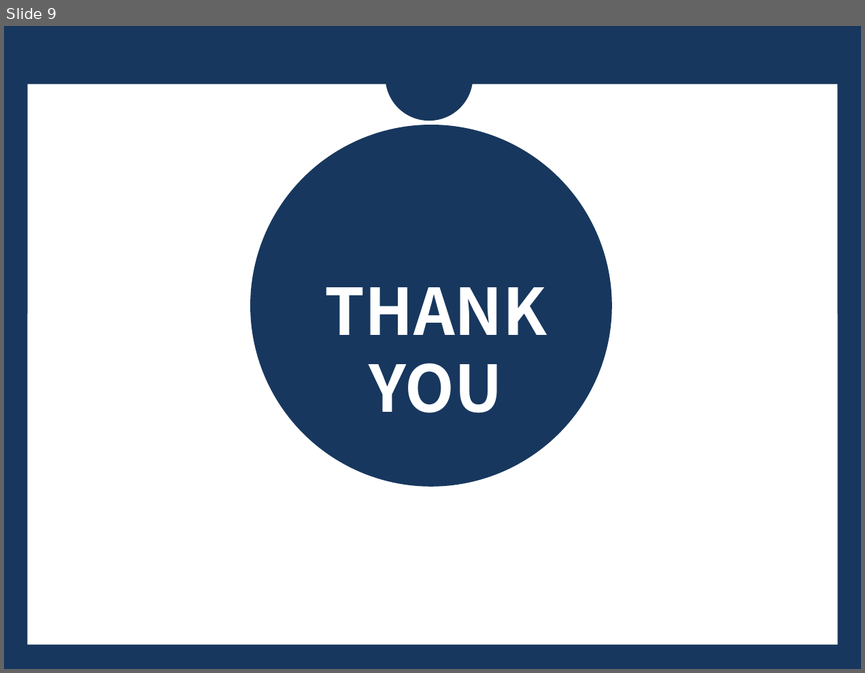
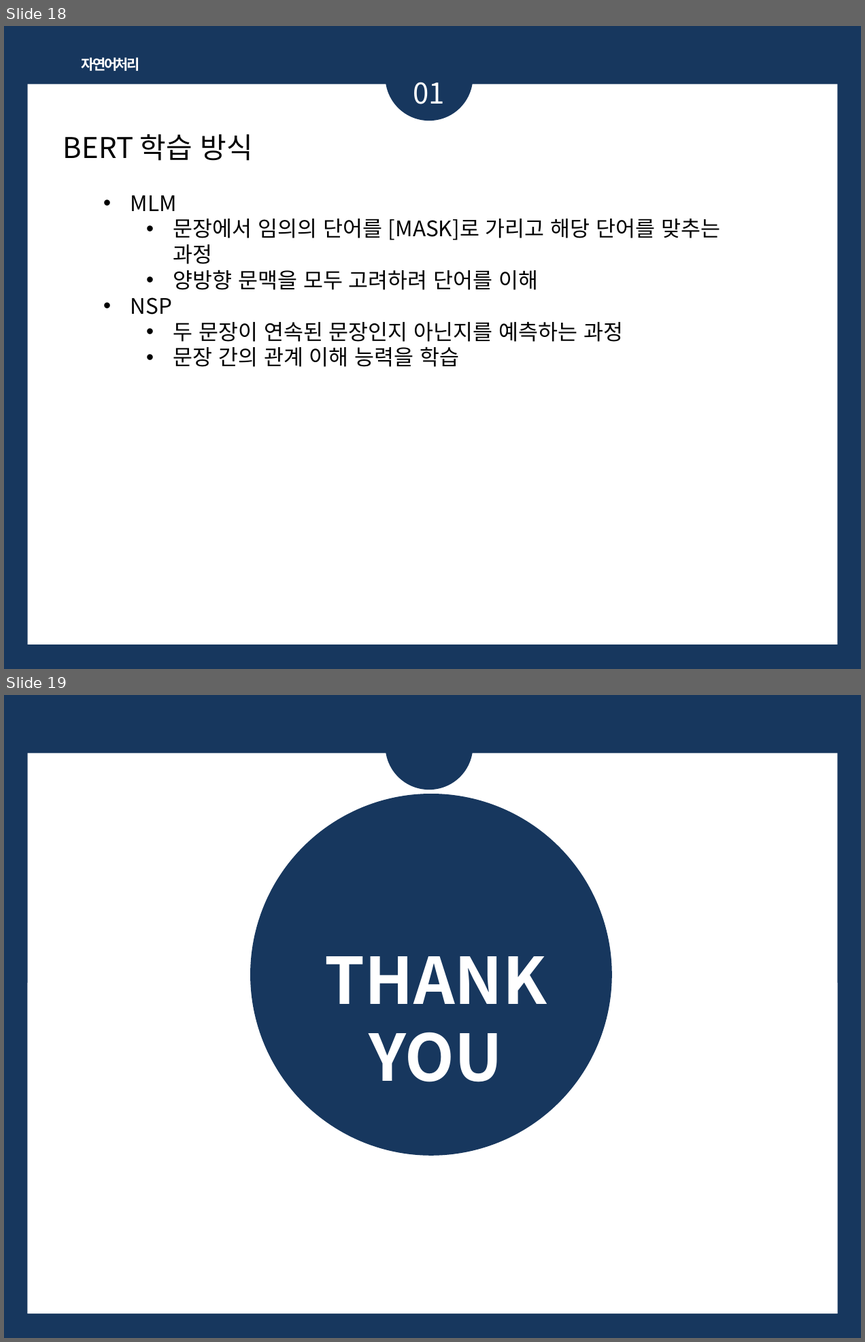
Before and after one commit to 1124apm/Multicam_2025, a slide deck: ppt/자연어_임베딩.pptx. Shown one above the other, each under a label of ours: slide 9 before the commit, slides 18 and 19 after it. The pictures are 865x673 and 865x1342 pixels, drawn with LibreOffice and Linux fonts; fonts in the diff are those of the drawing. Boxes give left, top, right and bottom in pixels: in the first picture for what was removed or moved away, otherwise in the second. Text is boxed around its words. In the diff, an @@ line names an element or a change of style, - is before the commit and + after.

```diff
--- a/ppt/자연어_임베딩.pptx
+++ b/ppt/자연어_임베딩.pptx
@@ slide 18 added at (4, 26, 861, 669), background #17375E; not listed: 1 template element that a slide beside it also shows @@
@@ ellipse added at (385, 33, 473, 121), fill #17375E @@
@@ text added at (82, 57, 140, 71), 12 pt, text #FFFFFF, bold @@
+자연어처리
@@ text added at (413, 82, 445, 104), 24 pt, text #FFFFFF @@
+01
@@ text added at (63, 134, 253, 161), 24 pt, text #000000 @@
+BERT 학습 방식
@@ text added at (130, 195, 720, 367), 18 pt, text #000000 @@
+• MLM
+  • 문장에서 임의의 단어를 [MASK]로 가리고 해당 단어를 맞추는 과정
+  • 양방향 문맥을 모두 고려하려 단어를 이해
+• NSP
+  • 두 문장이 연속된 문장인지 아닌지를 예측하는 과정
+  • 문장 간의 관계 이해 능력을 학습
@@ what was slide 9 is now slide 19 @@
```
Also in this commit, not shown: 5 slides changed, 9 other slides added, 53 other files.
